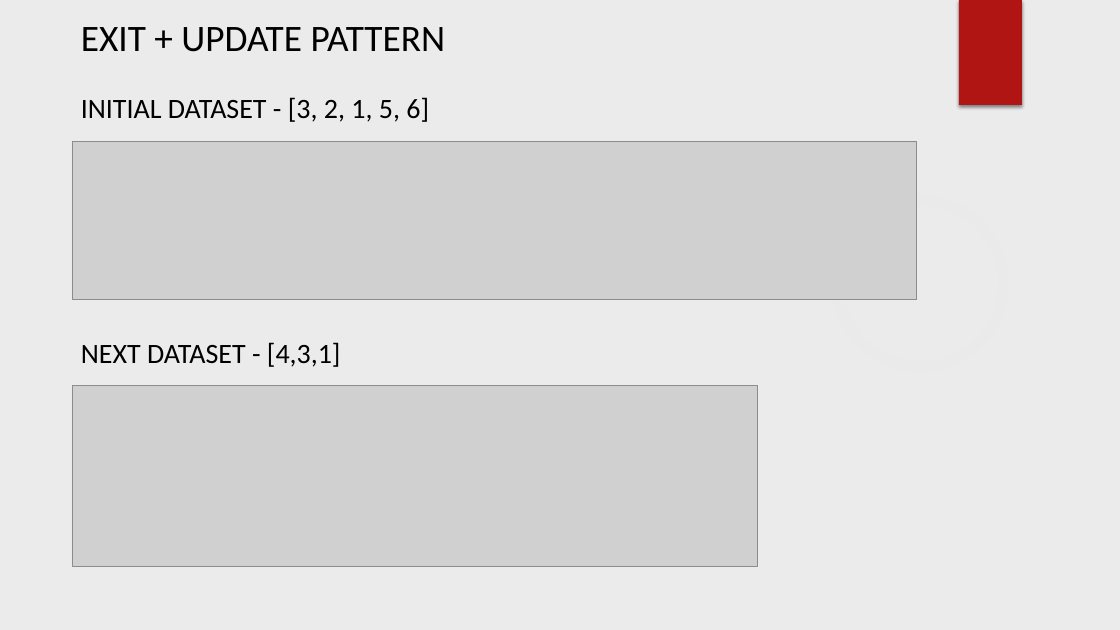
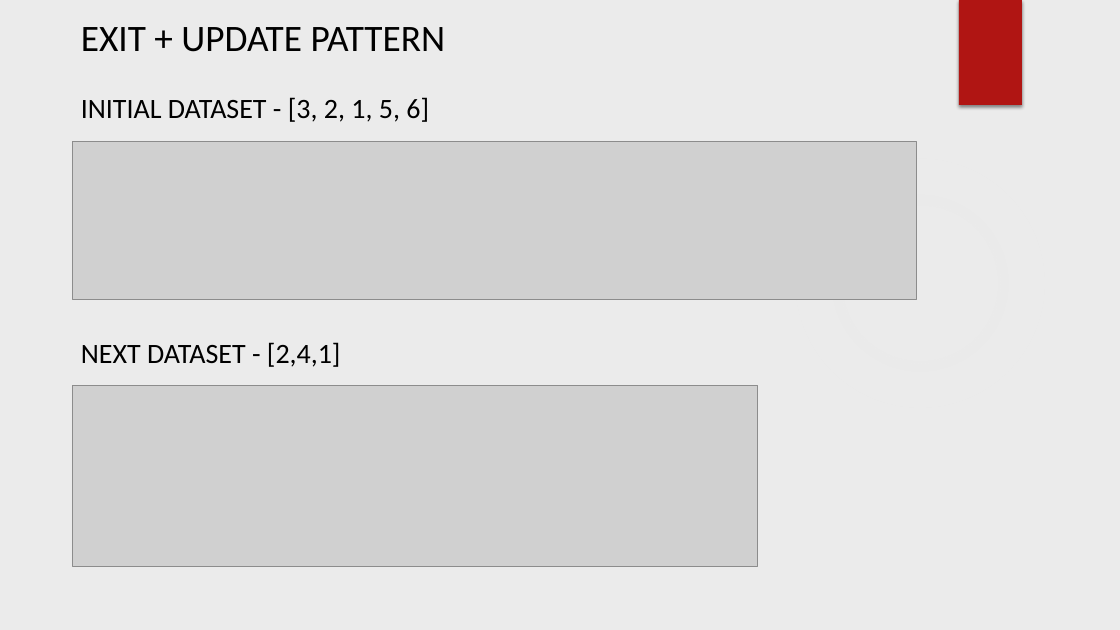
Before and after one commit to kiranbandi/CMPT-384-Lab, a slide deck: slide 9 of Lab_6/Lab 6.pptx. Drawn at 1120x630 pixels with LibreOffice and Linux fonts; fonts in the diff are those of the drawing; grey boxes stand for pictures; background and template pictures are left out. Boxes give left, top, right and bottom in pixels: in the first picture for what was removed or moved away, otherwise in the second. Text is boxed around its words. In the diff, an @@ line names an element or a change of style, - is before the commit and + after.

```diff
--- a/Lab_6/Lab 6.pptx
+++ b/Lab_6/Lab 6.pptx
@@ text at (x1=81, y1=342, x2=341, y2=367): text changed @@
-NEXT DATASET - [4,3,1]
+NEXT DATASET - [2,4,1]
```
Also in this commit, not shown: 16 other files.
